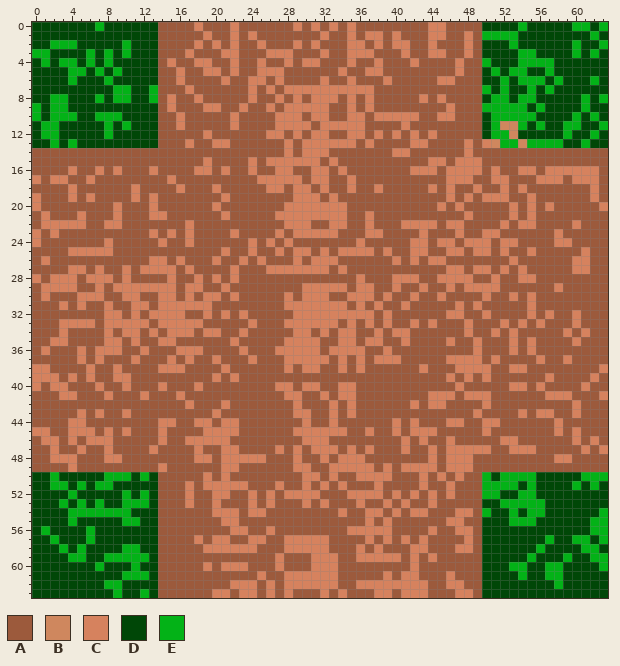
Pixel-art sprite: img/tiles/cross_road.png. Above is the file before it was changed.
The file is 64x64 pixels. Colours within 5 levels of each other are drawn and written as one.
Palette (. is transparent): A #9c5a3c  B #cf875e  C #d6825e  D #004707  E #03b217
Once edited:
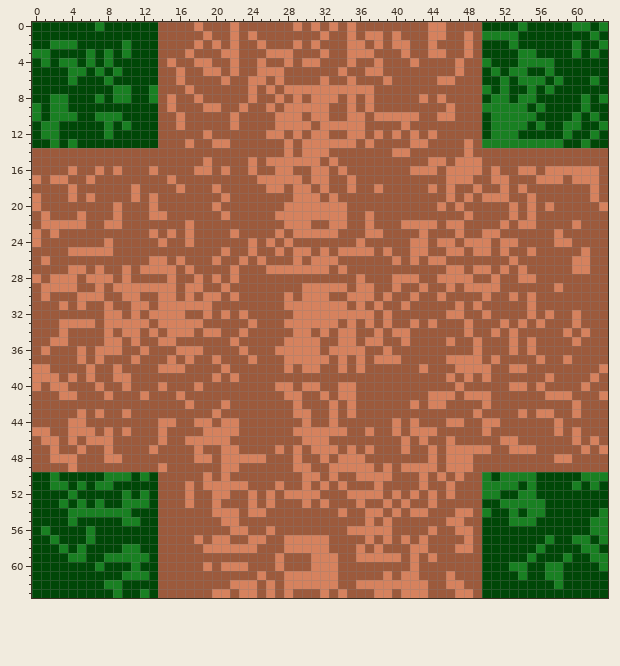
What changed:
Colour E changes from #03b217 to #198022.
The edit turns colour B into colour E in row 11 at x 52 to 53; in row 12 at x 53; in row 13 at x 51 and 54.
The edit turns colour C into colour E in row 13 at x 50.
